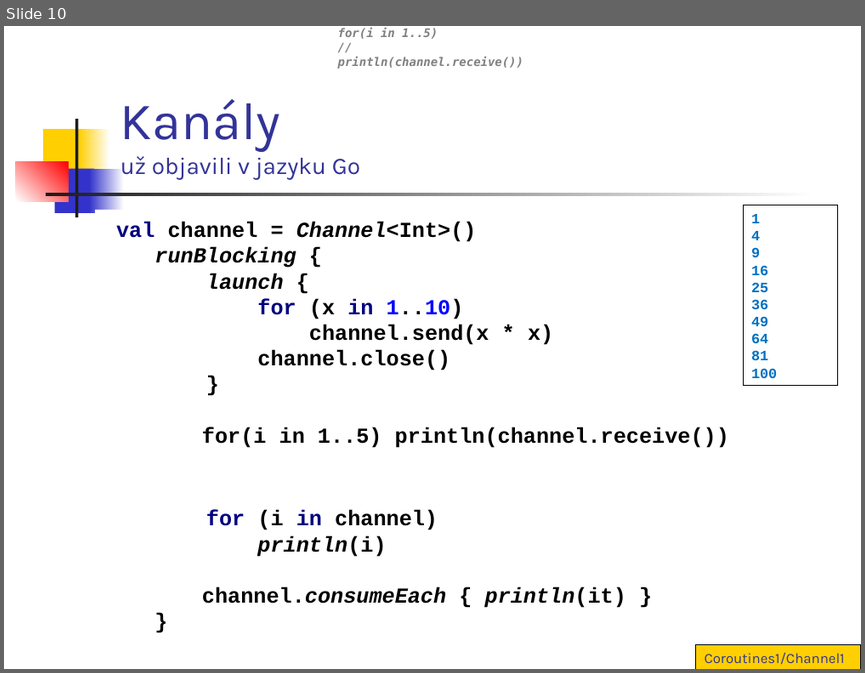
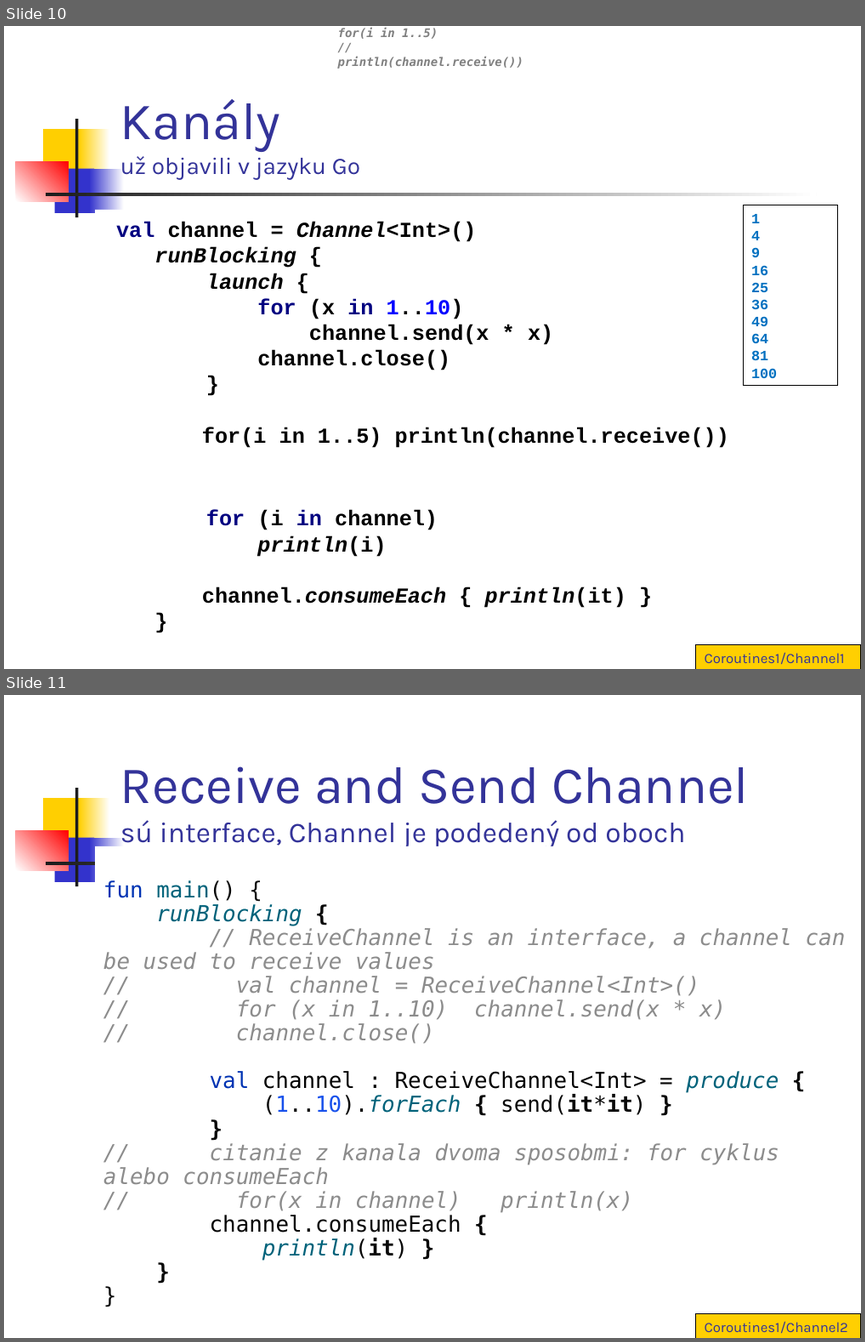
Before and after one commit to vmandro/Prednasky, a slide deck: 10/10_Cvicenie.ppt. Shown one above the other, each under a label of ours: slide 10 before the commit, slides 10 and 11 after it. The pictures are 865x673 and 865x1342 pixels, drawn with LibreOffice and Linux fonts; fonts in the diff are those of the drawing. Boxes give left, top, right and bottom in pixels: in the first picture for what was removed or moved away, otherwise in the second. Text is boxed around its words. In the diff, an @@ line names an element or a change of style, - is before the commit and + after.

```diff
--- a/10/10_Cvicenie.ppt
+++ b/10/10_Cvicenie.ppt
@@ slide 11 added at <box>4,695,861,1338</box>, background #FFFFFF; not listed: 7 template elements that a slide beside it also shows @@
@@ rectangle added at <box>4,699,21,733</box>, fill #FFFFFF @@
@@ rectangle added at <box>18,714,35,748</box>, fill #FFFFFF @@
@@ title added at <box>120,766,749,846</box>, 24 pt, text #333399 @@
+Receive and Send Channel
+sú interface, Channel je podedený od oboch
@@ text added at <box>103,880,846,1259</box>, 18.5 pt, text #8C8C8C, italic @@
+fun main() {
+runBlocking {
+// ReceiveChannel is an interface, a channel can be used to receive values
+// val channel = ReceiveChannel<Int>()
+// for (x in 1..10) channel.send(x * x)
+// channel.close()
+val channel : ReceiveChannel<Int> = produce {
+(1..10).forEach { send(it*it) }
+}
+// citanie z kanala dvoma sposobmi: for cyklus alebo consumeEach
+// for(x in channel) println(x)
+channel.consumeEach {
+println(it) }
+}
+}
@@ rectangle added at <box>695,1314,861,1338</box>, fill #FFCF01, outline #000000 0.74 pt, 12 pt, text #333399 @@
+Coroutines1/Channel2
```
Also in this commit, not shown: 7 slides changed, 1 other slide added, 2 other files.
